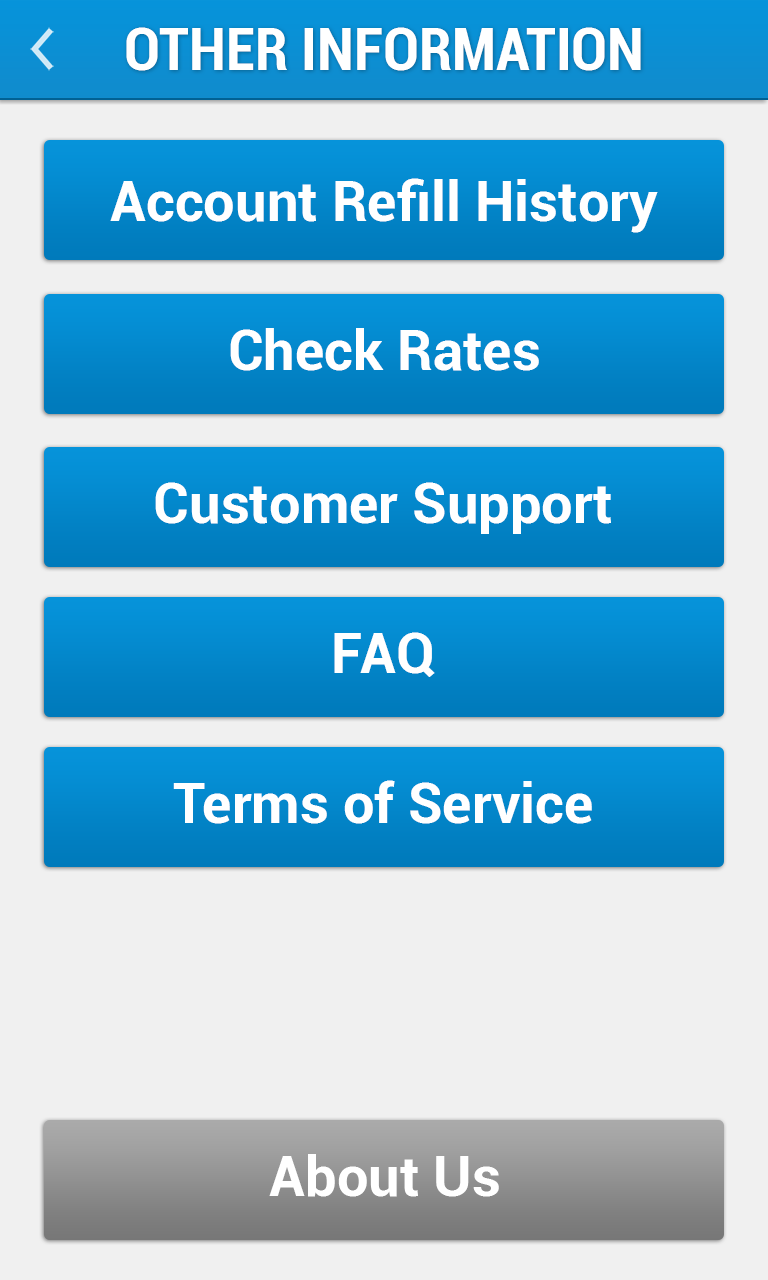
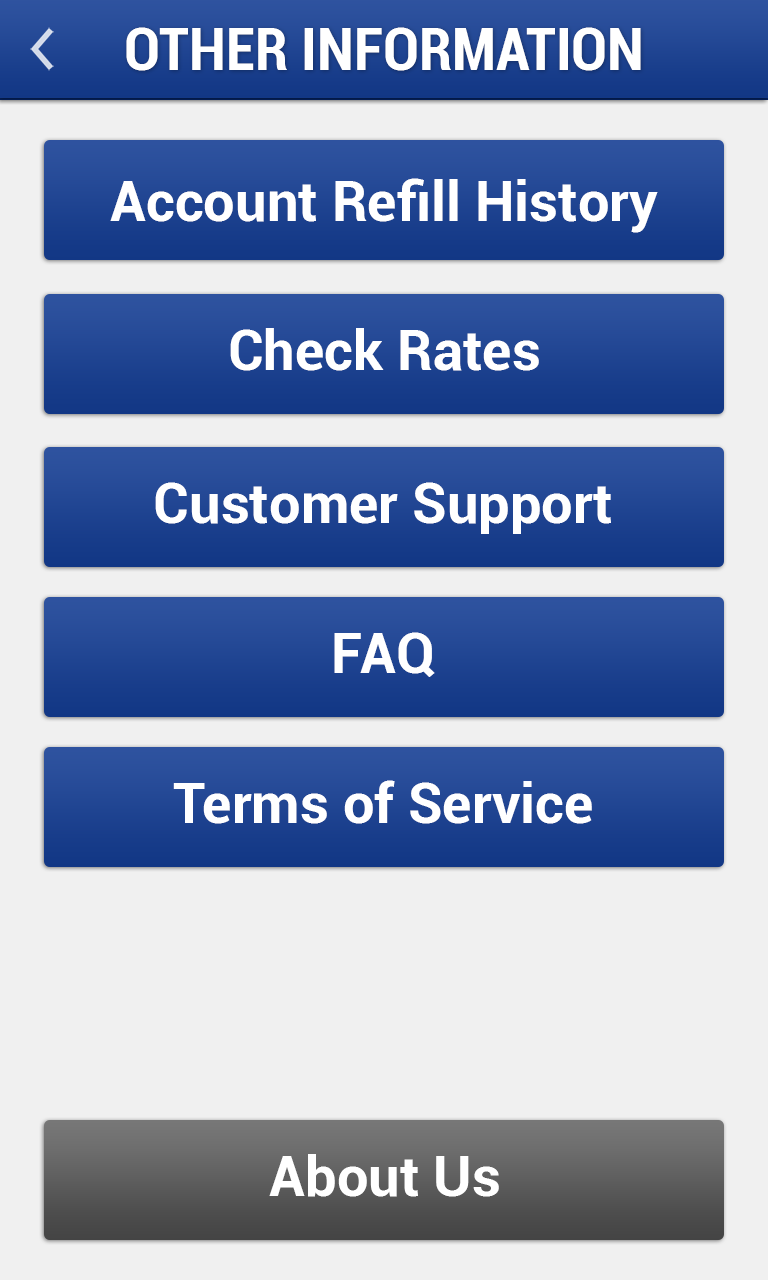
Layers edited between the first and the second 768x1280 image:
pixels changed over [0, 0, 768, 1240] (layer not identified)
